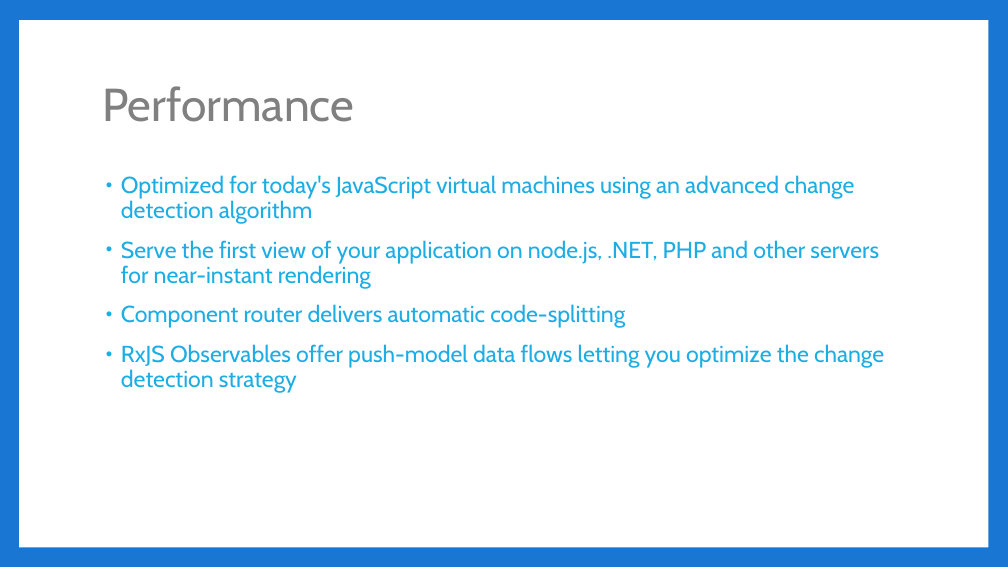
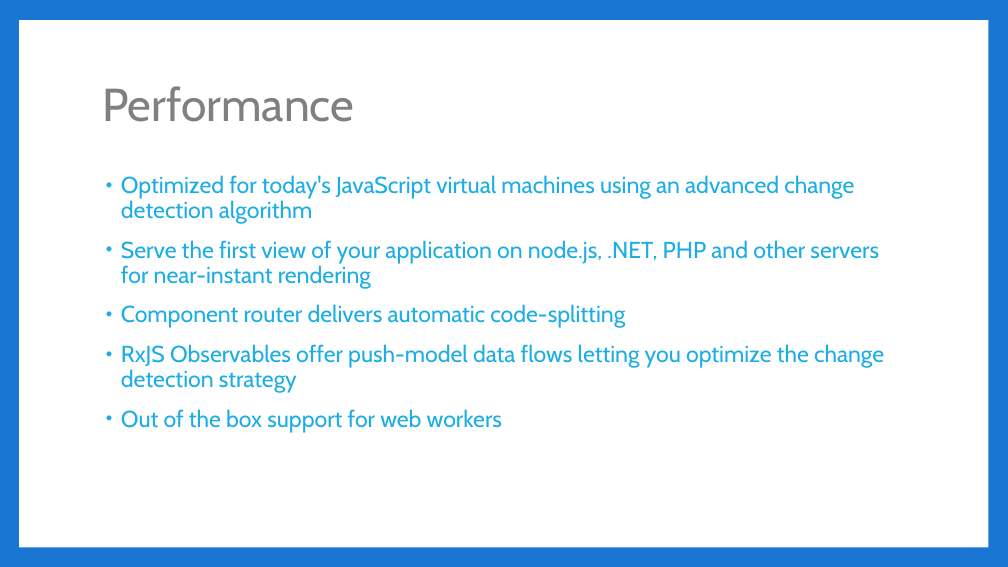
Before and after one commit to jbicks/angular2-demo, a slide deck: slide 12 of Angular2.pptx. Drawn at 1008x567 pixels with LibreOffice and Linux fonts; fonts in the diff are those of the drawing. Boxes give left, top, right and bottom in pixels: in the first picture for what was removed or moved away, otherwise in the second. Text is boxed around its words. In the diff, an @@ line names an element or a change of style, - is before the commit and + after.

```diff
--- a/Angular2.pptx
+++ b/Angular2.pptx
@@ text at (121, 409, 502, 433): paragraph added @@
+• Out of the box support for web workers
```
Also in this commit, not shown: 2 other slides changed.
